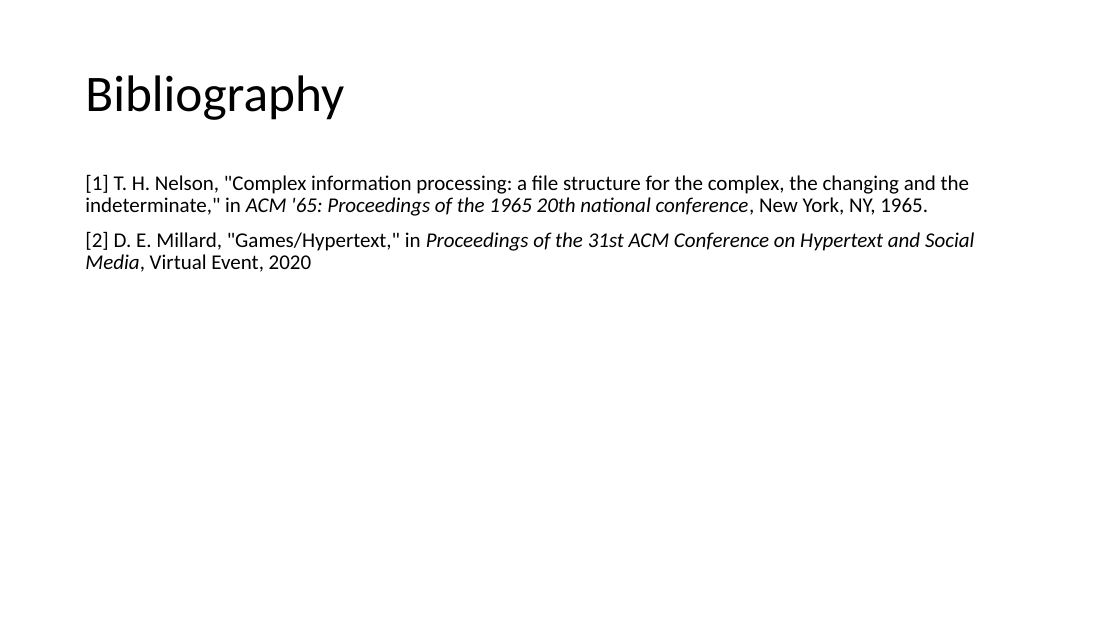
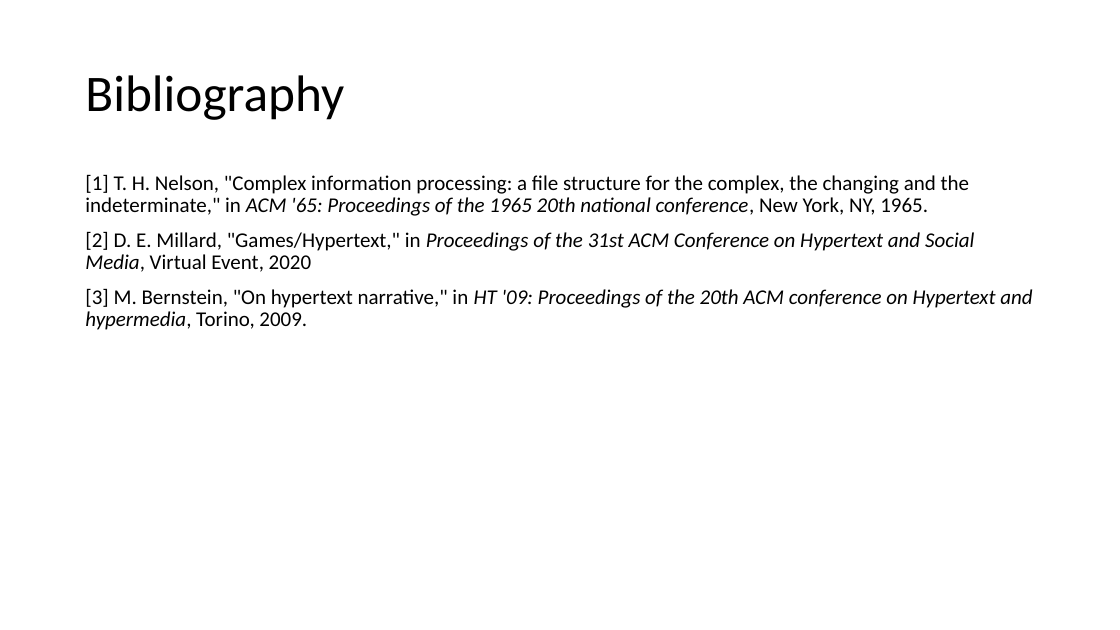
Before and after one commit to 11BelowStudio/HECC-IT, a slide deck: slide 26 of Reports n such/PDO presentation.pptx (slide 14 before the commit). Drawn at 1120x630 pixels with LibreOffice and Linux fonts; fonts in the diff are those of the drawing. Boxes give left, top, right and bottom in pixels: in the first picture for what was removed or moved away, otherwise in the second. Text is boxed around its words. In the diff, an @@ line names an element or a change of style, - is before the commit and + after.

```diff
--- a/Reports n such/PDO presentation.pptx
+++ b/Reports n such/PDO presentation.pptx
@@ text at box(85, 288, 1032, 330): paragraph added @@
+[3] M. Bernstein, "On hypertext narrative," in HT '09: Proceedings of the 20th ACM conference on Hypertext and hypermedia, Torino, 2009.
```
Also in this commit, not shown: 5 other slides changed, 12 slides added, 7 other files.
